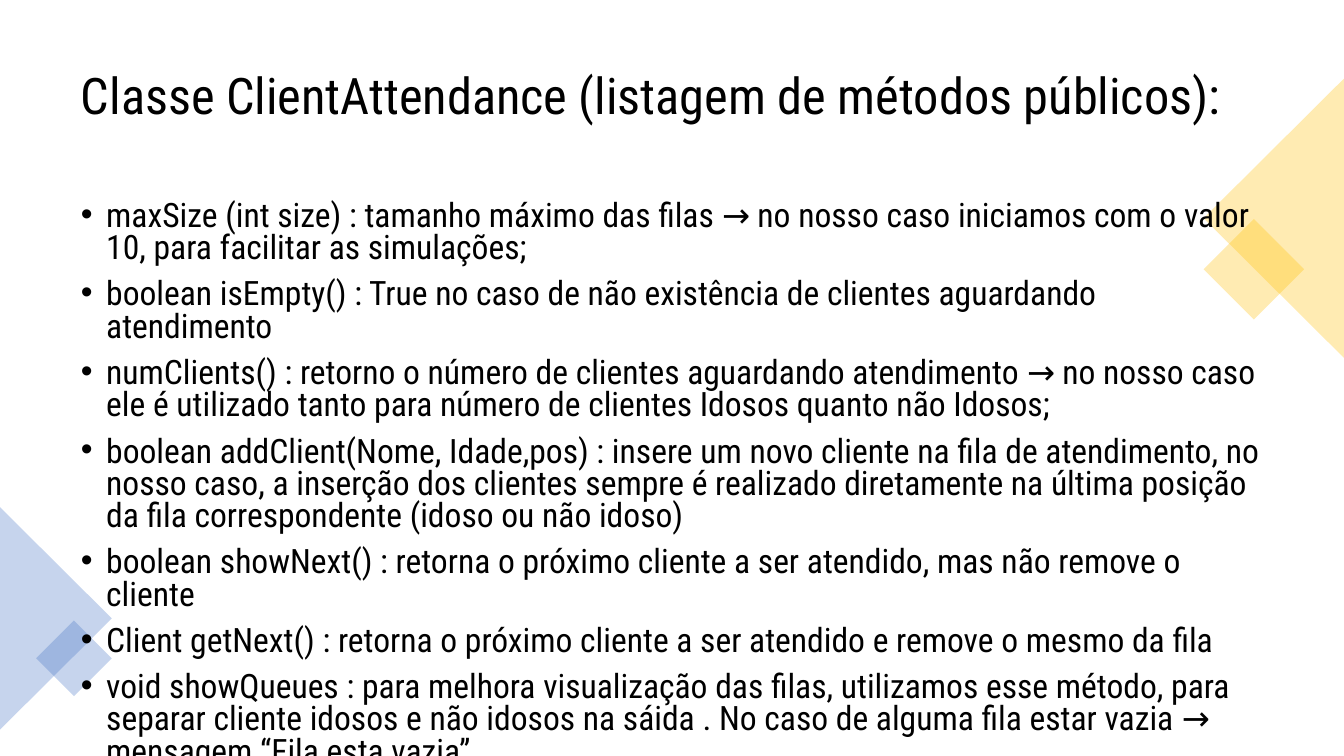
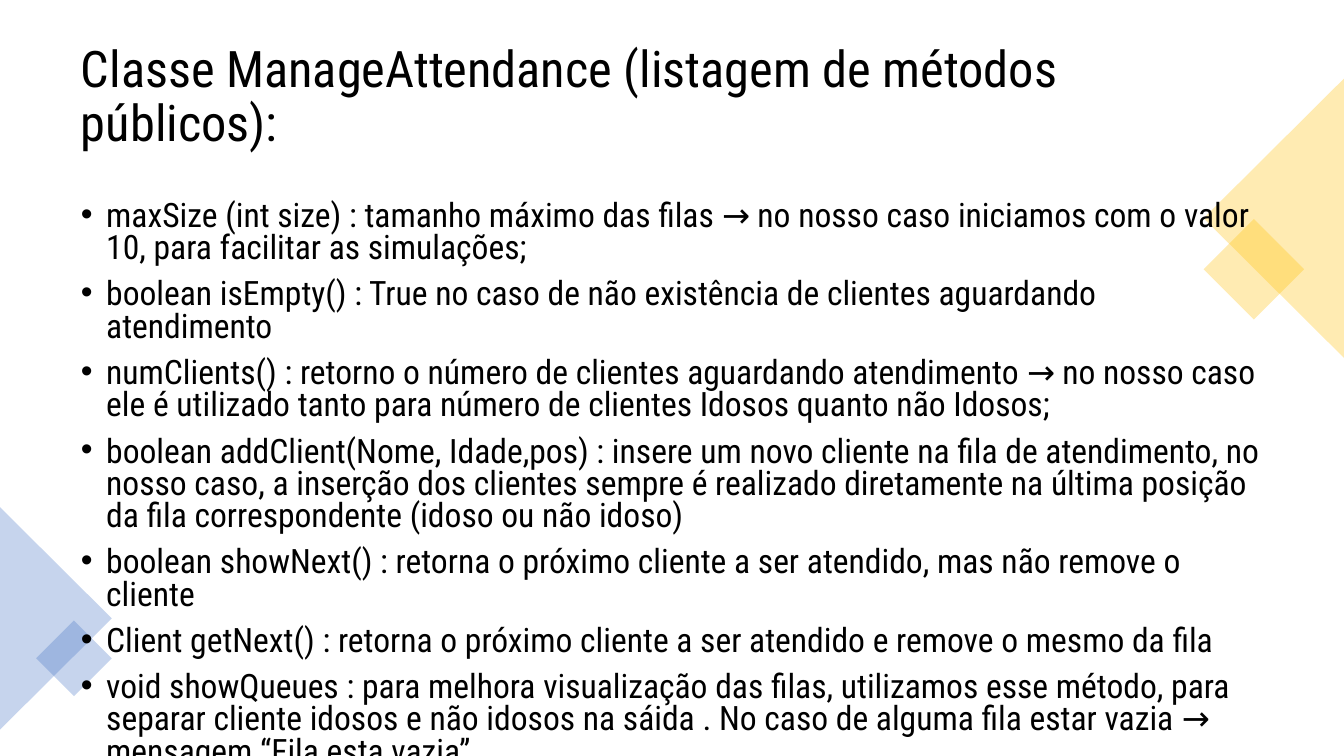
Before and after one commit to jovisouza/A3_Fila_Banco, a slide deck: slide 6 of Apresentação A3_rev2.pptx. Drawn at 1344x756 pixels with LibreOffice and Linux fonts; fonts in the diff are those of the drawing. Boxes give left, top, right and bottom in pixels: in the first picture for what was removed or moved away, otherwise in the second. Text is boxed around its words. In the diff, an @@ line names an element or a change of style, - is before the commit and + after.

```diff
--- a/Apresentação A3_rev2.pptx
+++ b/Apresentação A3_rev2.pptx
@@ title at box(81, 47, 1057, 153): text changed @@
-Classe ClientAttendance (listagem de métodos públicos):
+Classe ManageAttendance (listagem de métodos públicos):
```
Also in this commit, not shown: 3 other slides changed.
